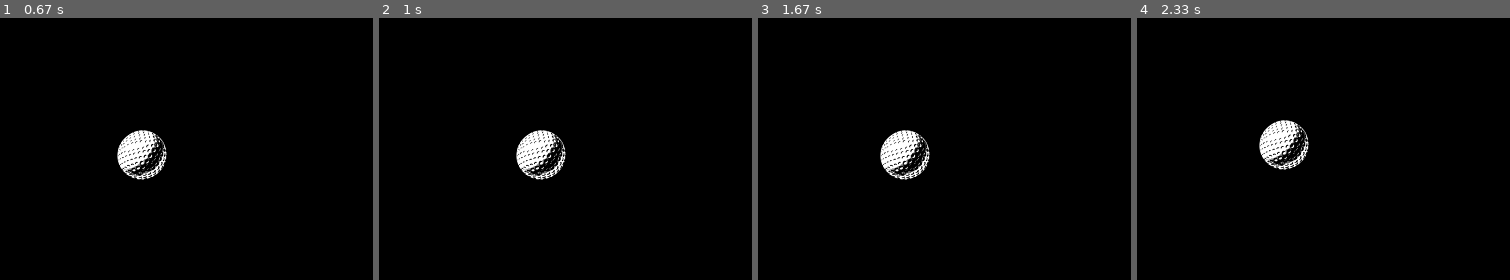
Above: before the commit, frames 1-4 (left to right).
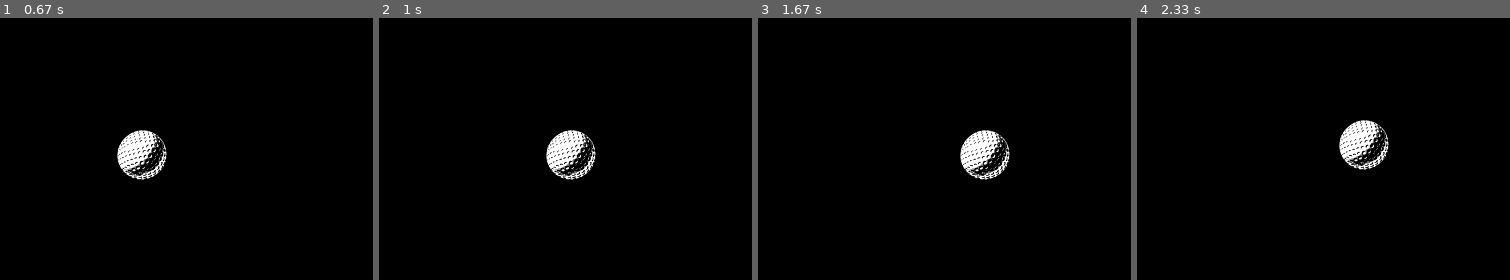
Above: after the commit, the same moments.

Repository: alanbontoft/FirstPygame
Game: pygame game, started from game.py
The game is run twice, just before and just after one commit, with the same random seed, the same clock (stepped at 60 frames per second) and the same inputs.
Inputs (mouse positions are % of the whole screen's width and height, from its top left):
- Up to frame 1 (0.67 s): hold Space from 0.33 s (still down); hold Right from 0.33 s (still down)
- Up to frame 2 (1 s): release Space at 0.8 s; release Right at 0.8 s; click (49, 61) at 0.88 s
- Up to frame 3 (1.67 s): hold Right 1.17-1.63 s; tap Space at 1.23, 1.53 s
- Up to frame 4 (2.33 s): click (53, 63) at 1.72 s; hold Up 2-2.3 s; tap Space at 2.07 s
The pictures show only the part of the screen within x 41-91%, y 30-80%; the shares and areas given below are measured in that part.

Frame 1 is identical in both runs. In frame 2, 2.9% of the frame differs, in the area x 36-59%, y 42-62%; in frame 3, 3.3%, in the area x 32-68%, y 42-62%; in frame 4, 3.3%.

Commit message:
minor changes to follow pycharm recommendations

Diff:
--- a/blobclass.py
+++ b/blobclass.py
@@ -3,6 +3,7 @@
 import gamedefs
 import math
 import os
+
 
 # class for player sprite
 class Blob(pygame.sprite.Sprite):
@@ -10,7 +11,7 @@
     def __init__(self, x, y):
         pygame.sprite.Sprite.__init__(self)
 
-                # get os-independant folder name
+        # get os-independent folder name
         root_dir = os.path.dirname(__file__)
         self.img_dir = os.path.join(root_dir, "img")
 
--- a/game.py
+++ b/game.py
@@ -3,12 +3,13 @@
 import playerclass
 import blobclass
 import gamedefs
-import os
+
 
 def title():
     return "Mygame, Pygame"
 
-def checkBehind(player, blobs):
+
+def checkbehind(player, blobs):
 
     result = False
 
@@ -20,11 +21,12 @@
 
     return result
 
+
 def main():
     # initialise pygame and create window
     pygame.init()
     pygame.mixer.init()
-    screen = pygame.display.set_mode((gamedefs.WIDTH,gamedefs.HEIGHT))
+    screen = pygame.display.set_mode((gamedefs.WIDTH, gamedefs.HEIGHT))
     pygame.display.set_caption(title())
 
     # create clock object to control refresh rate
@@ -45,10 +47,10 @@
     player = playerclass.Player()
 
     # list of 4 blobs
-    blobs = [   blobclass.Blob(100, 100),
-                blobclass.Blob(700, 120),
-                blobclass.Blob(120, 500),
-                blobclass.Blob(720, 480)]
+    blobs = [blobclass.Blob(100, 100),
+             blobclass.Blob(700, 120),
+             blobclass.Blob(120, 500),
+             blobclass.Blob(720, 480)]
 
     # add to group
     player_group.add(player)
@@ -64,7 +66,7 @@
     pygame.font.init()
 
     # create font object - no name = default
-    scoreFont = pygame.font.SysFont('', 50)
+    scorefont = pygame.font.SysFont('', 50)
 
     while running:
 
@@ -80,7 +82,8 @@
 
             # change direction on mouse click
             if event.type == pygame.MOUSEBUTTONDOWN:
-                player.reverse()
+                if (event.pos[0] > (gamedefs.WIDTH / 2)) and (event.pos[1] > (gamedefs.HEIGHT / 2)):
+                    player.reverse()
 
             # key events
             if event.type == pygame.KEYDOWN:
@@ -94,8 +97,8 @@
                     player.direction = "DOWN"
                 if event.key == pygame.K_SPACE:
                     player.direction = "STOPPED"
-                    shots +=1
-                    if checkBehind(player, blobs):
+                    shots += 1
+                    if checkbehind(player, blobs):
                         player.playSound()
                         # score += 10
 
@@ -109,17 +112,17 @@
         player_group.draw(screen)
         blobs_group.draw(screen)
 
-
         # create score text
-        scoreText = "Shots: %d" % shots
-        textsurface = scoreFont.render(scoreText, False, (255, 0, 0))
-        screen.blit(textsurface, (10,10))
+        scoretext = "Shots: %d" % shots
+        textsurface = scorefont.render(scoretext, False, (255, 0, 0))
+        screen.blit(textsurface, (10, 10))
 
         pygame.display.flip()
 
     # quit pygame module
     pygame.quit()
 
+
 # call main function
 if __name__ == "__main__":
     main()
--- a/playerclass.py
+++ b/playerclass.py
@@ -3,6 +3,7 @@
 import gamedefs
 import math
 import os
+
 
 # class for player sprite
 class Player(pygame.sprite.Sprite):
